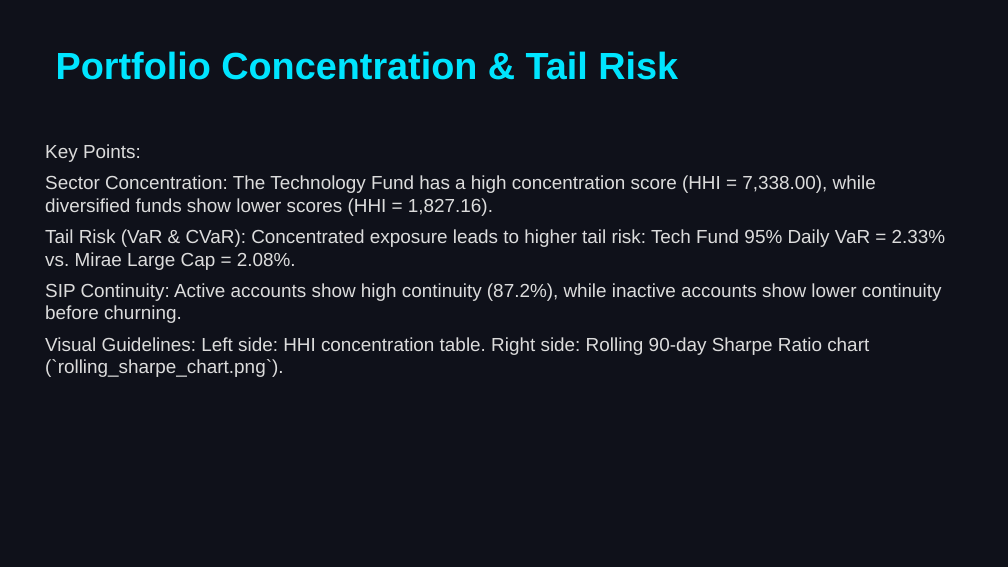
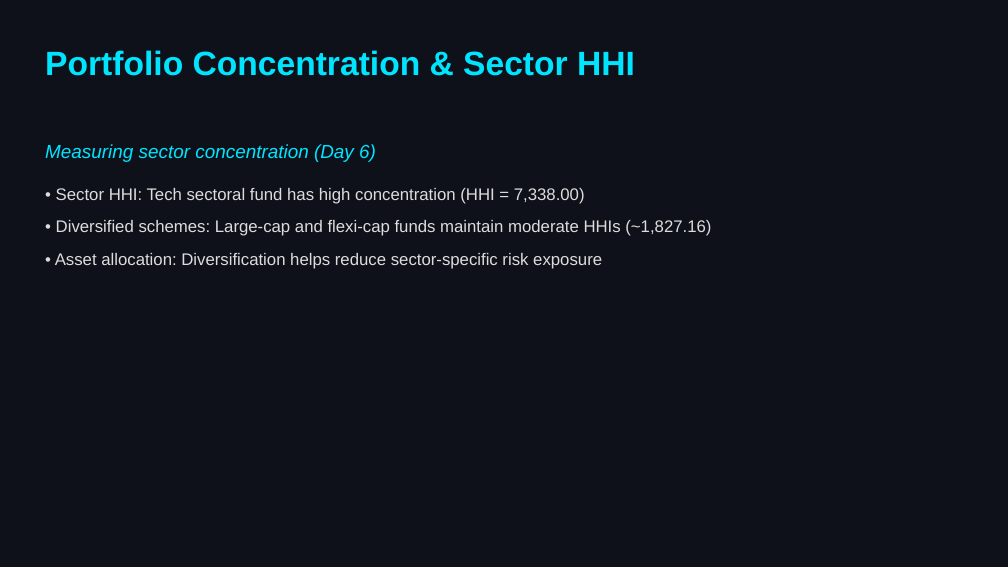
Before and after one commit to DHILEEPB/bluestock_mf_capstone, a slide deck: slide 8 of reports/Presentation.pptx (slide 9 before the commit). Drawn at 1008x567 pixels with LibreOffice and Linux fonts; fonts in the diff are those of the drawing. Boxes give left, top, right and bottom in pixels: in the first picture for what was removed or moved away, otherwise in the second. Text is boxed around its words. In the diff, an @@ line names an element or a change of style, - is before the commit and + after.

```diff
--- a/reports/Presentation.pptx
+++ b/reports/Presentation.pptx
@@ text at (x1=45, y1=50, x2=635, y2=76): text changed; size 36 to 32 pt @@
-Portfolio Concentration & Tail Risk
+Portfolio Concentration & Sector HHI
@@ text at (x1=45, y1=144, x2=711, y2=269): text changed; size 18 to 16 pt @@
-Key Points:
-Sector Concentration: The Technology Fund has a high concentration score (HHI = 7,338.00), while diversified funds show lower scores (HHI = 1,827.16).
-Tail Risk (VaR & CVaR): Concentrated exposure leads to higher tail risk: Tech Fund 95% Daily VaR = 2.33% vs. Mirae Large Cap = 2.08%.
-SIP Continuity: Active accounts show high continuity (87.2%), while inactive accounts show lower continuity before churning.
-Visual Guidelines: Left side: HHI concentration table. Right side: Rolling 90-day Sharpe Ratio chart (`rolling_sharpe_chart.png`).
+Measuring sector concentration (Day 6)
+• Sector HHI: Tech sectoral fund has high concentration (HHI = 7,338.00)
+• Diversified schemes: Large-cap and flexi-cap funds maintain moderate HHIs (~1,827.16)
+• Asset allocation: Diversification helps reduce sector-specific risk exposure
```
Also in this commit, not shown: 8 other slides changed, 3 slides added, 4 slides removed, 1 other file.
